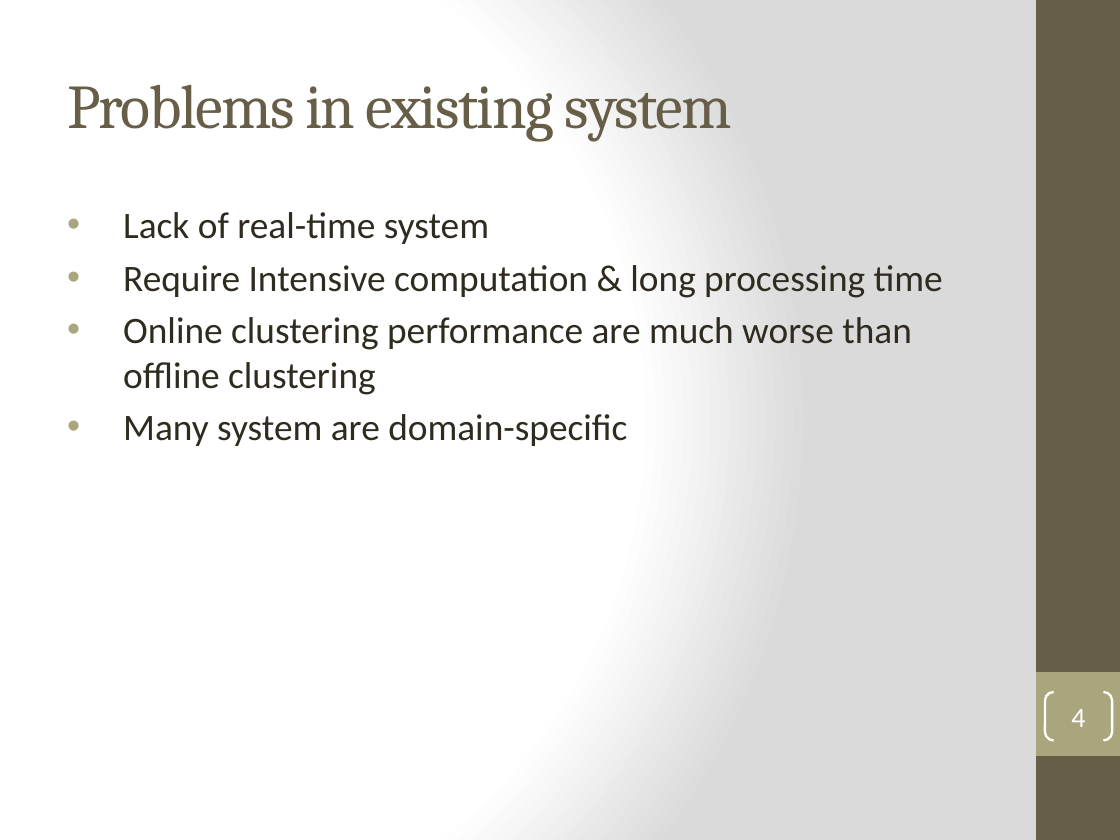
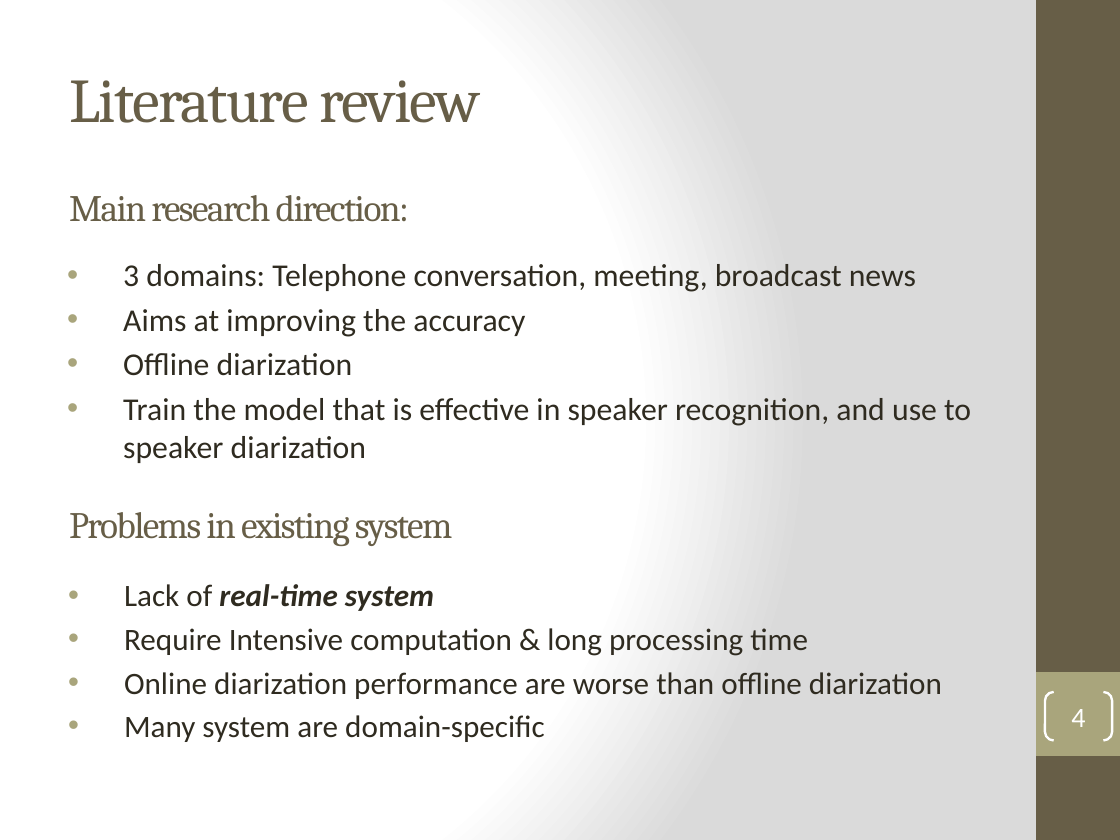
Before and after one commit to henryph/vba_project, a slide deck: slide 4 of Real-time Speaker Recognizer - Oral Examination.pptx. Drawn at 1120x840 pixels with LibreOffice and Linux fonts; fonts in the diff are those of the drawing. Boxes give left, top, right and bottom in pixels: in the first picture for what was removed or moved away, otherwise in the second. Text is boxed around its words. In the diff, an @@ line names an element or a change of style, - is before the commit and + after.

```diff
--- a/Real-time Speaker Recognizer - Oral Examination.pptx
+++ b/Real-time Speaker Recognizer - Oral Examination.pptx
@@ text added at (69,80,480,123), 40 pt, text #675E47 @@
+Literature review
@@ text added at (69,195,409,222), 24 pt, text #675E47 @@
+Main research direction:
@@ text added at (123,264,971,463), 20.4 pt, text #2F2B20 @@
+• 3 domains: Telephone conversation, meeting, broadcast news
+• Aims at improving the accuracy
+• Offline diarization
+• Train the model that is effective in speaker recognition, and use to speaker diarization
@@ title "Problems in existing system": place and size @@
-title "Problems in existing system" at (67,84,732,142)
+title "Problems in existing system" at (69,512,453,546)
@@ title "Problems in existing system" at (69,512,453,546): size 40 to 24 pt @@
@@ text "Lack of real-time system": place and size @@
-text "Lack of real-time system" at (123,212,943,446)
+text "Lack of real-time system" at (124,584,942,742)
@@ text at (124,584,808,742): size 24 to 20 pt in "Lack of real-time system", "Require Intensive computation & long processing time", "Many system are domain-specific"; bold on, italic on in "real-time system" @@
@@ text at (124,672,942,699): text changed; size 24 to 20 pt @@
-• Online clustering performance are much worse than offline clustering
+• Online diarization performance are worse than offline diarization
```
Also in this commit, not shown: 10 other slides changed, 3 slides added, 1 slide removed.
